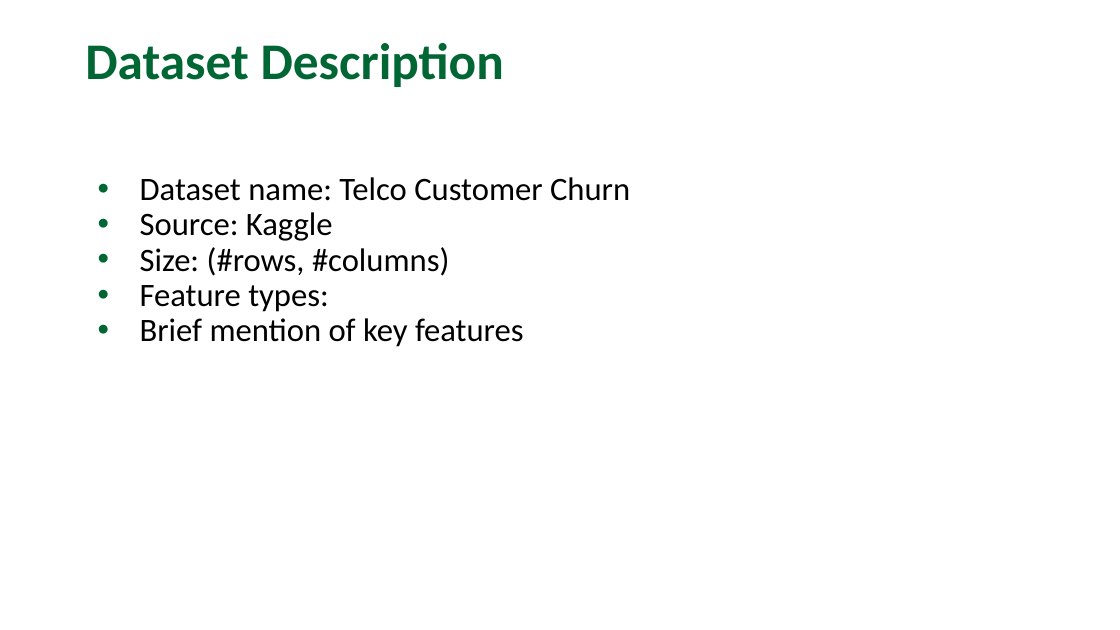
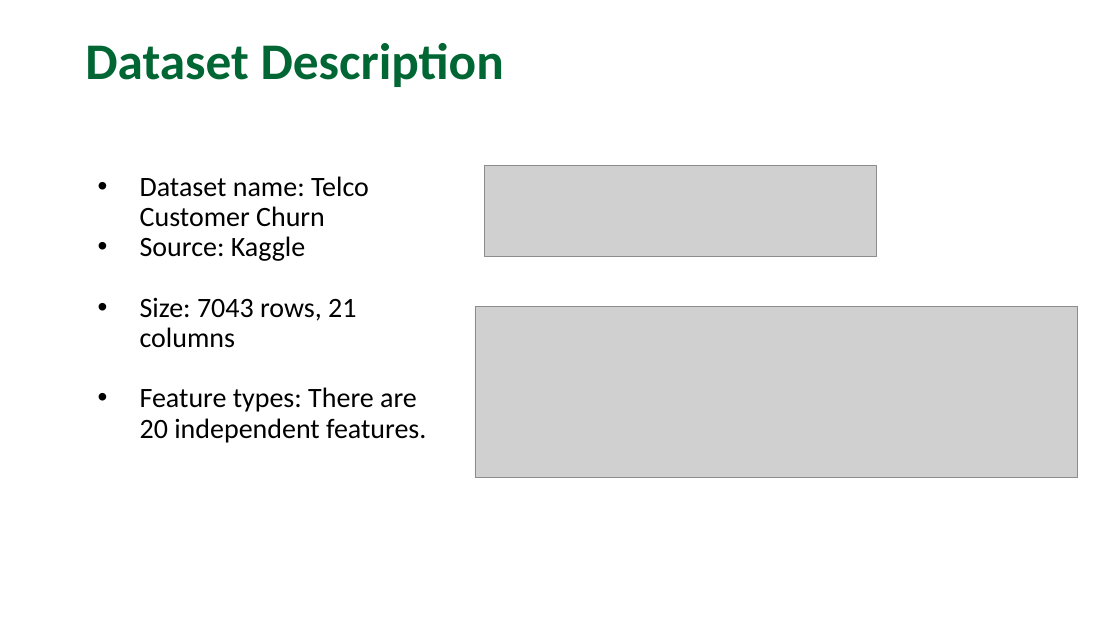
Before and after one commit to annguyenhuynh/AIT736-Team3, a slide deck: slide 4 of slides/AIT736_Final_Project_AnHuynh.pptx (slide 5 before the commit). Drawn at 1120x630 pixels with LibreOffice and Linux fonts; fonts in the diff are those of the drawing; grey boxes stand for pictures; background and template pictures are left out. Boxes give left, top, right and bottom in pixels: in the first picture for what was removed or moved away, otherwise in the second. Text is boxed around its words. In the diff, an @@ line names an element or a change of style, - is before the commit and + after.

```diff
--- a/slides/AIT736_Final_Project_AnHuynh.pptx
+++ b/slides/AIT736_Final_Project_AnHuynh.pptx
@@ text at (140,176,369,261): size 28 to 24 pt in "Dataset name: Telco Customer Churn", "Source: Kaggle"; bullet colour #006633 to #000000 @@
@@ picture added at (485,166,876,256) @@
@@ text at (140,297,426,443): text changed; size 28 to 24 pt @@
-• Size: (#rows, #columns)
-• Feature types:
-• Brief mention of key features
+• Size: 7043 rows, 21 columns
+• Feature types: There are 20 independent features.
@@ picture added at (476,307,1079,478) @@
```
Also in this commit, not shown: 5 other slides changed, 11 slides added, 11 slides removed.
